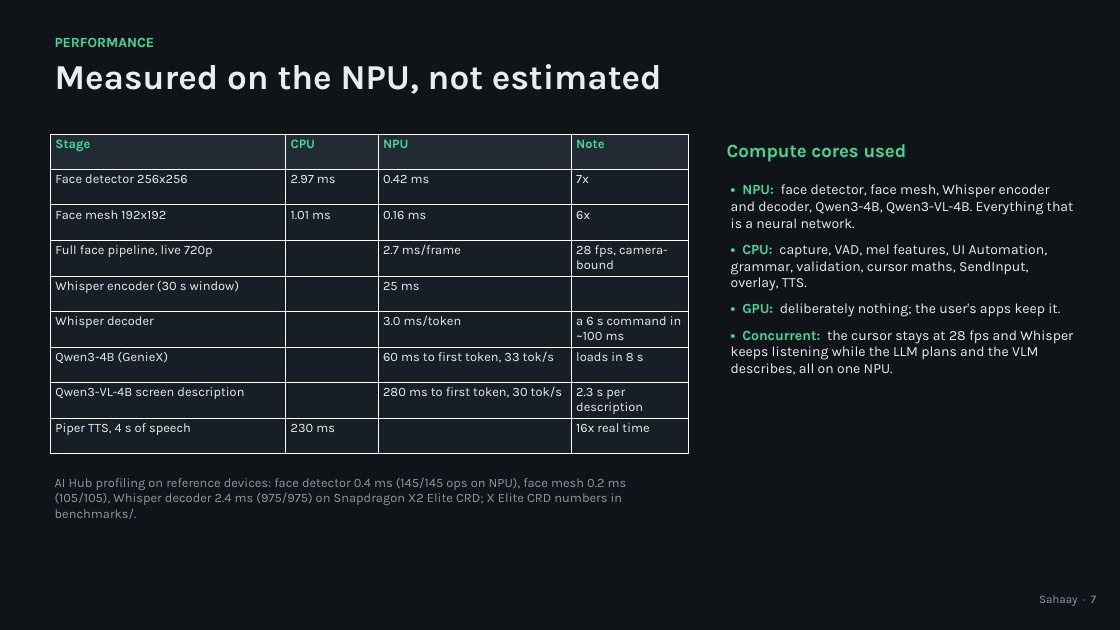
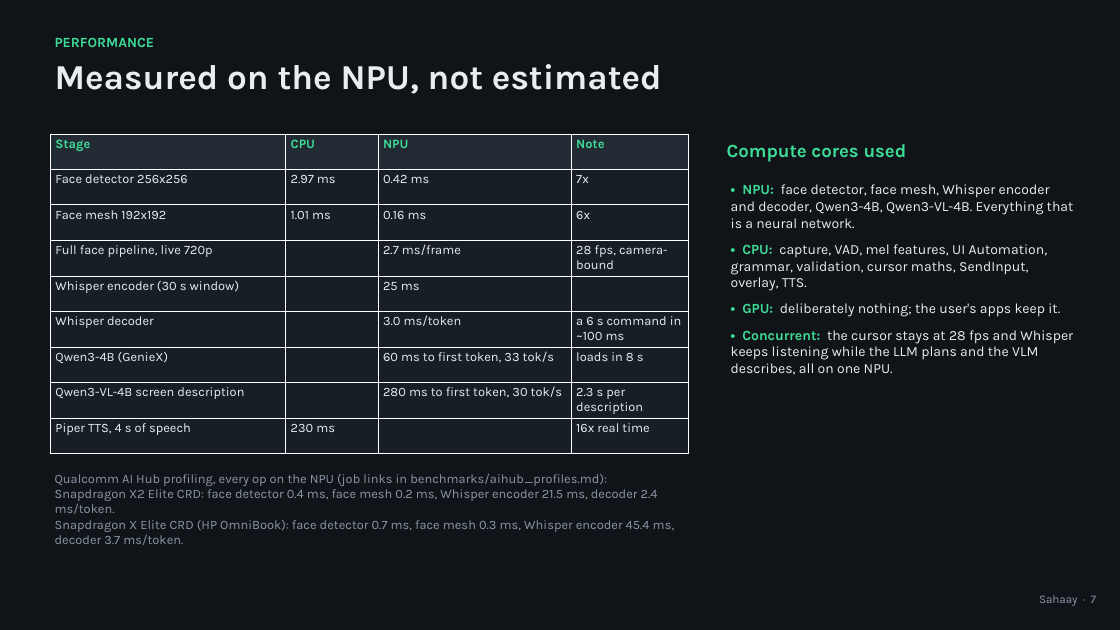
Before and after one commit to Vision-jarvis/sahaay, a slide deck: slide 7 of docs/deck/Sahaay_Pitch.pptx. Drawn at 1120x630 pixels with LibreOffice and Linux fonts; fonts in the diff are those of the drawing. Boxes give left, top, right and bottom in pixels: in the first picture for what was removed or moved away, otherwise in the second. Text is boxed around its words. In the diff, an @@ line names an element or a change of style, - is before the commit and + after.

Commit message:
AI Hub profiles for X2 Elite and X Elite, README and deck numbers, offline Whisper tokenizer

```diff
--- a/docs/deck/Sahaay_Pitch.pptx
+++ b/docs/deck/Sahaay_Pitch.pptx
@@ text at (x1=55, y1=473, x2=674, y2=545): text changed @@
-AI Hub profiling on reference devices: face detector 0.4 ms (145/145 ops on NPU), face mesh 0.2 ms (105/105), Whisper decoder 2.4 ms (975/975) on Snapdragon X2 Elite CRD; X Elite CRD numbers in benchmarks/.
+Qualcomm AI Hub profiling, every op on the NPU (job links in benchmarks/aihub_profiles.md):
+Snapdragon X2 Elite CRD: face detector 0.4 ms, face mesh 0.2 ms, Whisper encoder 21.5 ms, decoder 2.4 ms/token.
+Snapdragon X Elite CRD (HP OmniBook): face detector 0.7 ms, face mesh 0.3 ms, Whisper encoder 45.4 ms, decoder 3.7 ms/token.
```
Also in this commit, not shown: 6 other files.
